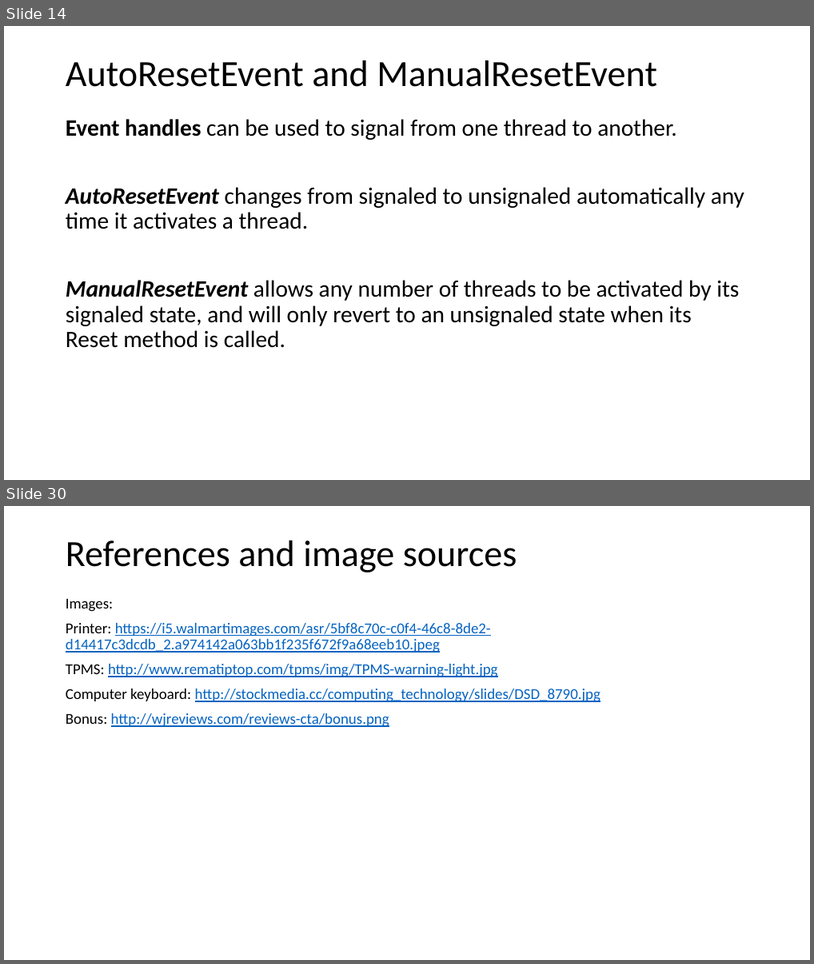
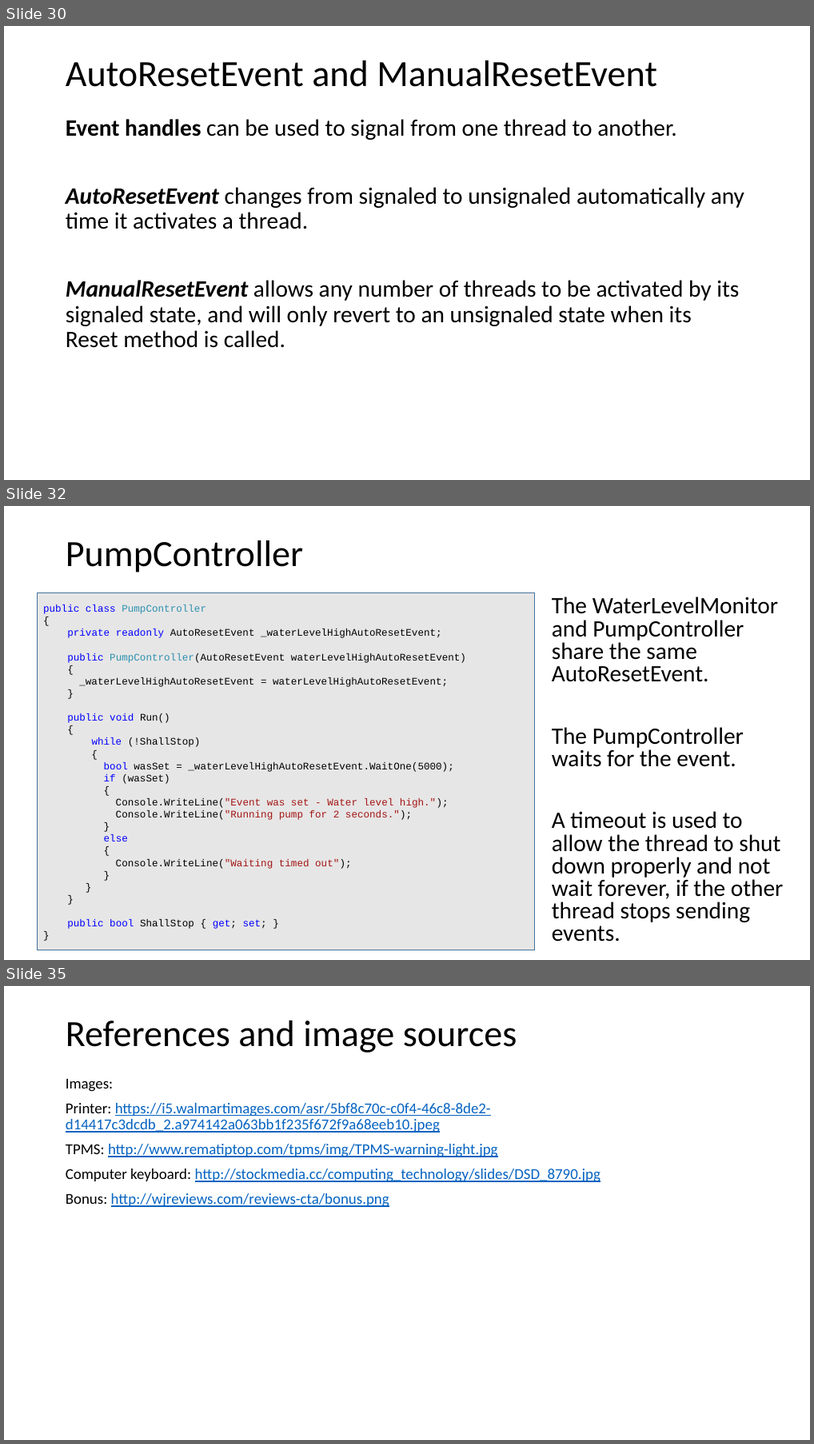
Before and after one commit to codesmurf/st3its3_teaching, a slide deck: 07 Thread Synchronization 2/Thread Synchronization pt 2.pptx. Shown one above the other, each under a label of ours: slides 14 and 30 before the commit, slides 30, 32 and 35 after it; the slides between them are not shown. The pictures are 814x964 and 814x1444 pixels, drawn with LibreOffice and Linux fonts; fonts in the diff are those of the drawing. Boxes give left, top, right and bottom in pixels: in the first picture for what was removed or moved away, otherwise in the second. Text is boxed around its words. In the diff, an @@ line names an element or a change of style, - is before the commit and + after.

Commit message:
moved ResetEvents to signal between threads and not producer-consumer

```diff
--- a/07 Thread Synchronization 2/Thread Synchronization pt 2.pptx
+++ b/07 Thread Synchronization 2/Thread Synchronization pt 2.pptx
@@ slide 32 added at <box>4,506,810,960</box>, background #FFFFFF @@
@@ title added at <box>66,540,303,572</box>, 44 pt, text #000000 @@
+PumpController
@@ rectangle added at <box>38,592,535,950</box>, fill #E7E6E6, outline #43739E 1 pt, 12 pt, text #000000 @@
+public class PumpController
+{
+private readonly AutoResetEvent _waterLevelHighAutoResetEvent;
+public PumpController(AutoResetEvent waterLevelHighAutoResetEvent)
+{
+_waterLevelHighAutoResetEvent = waterLevelHighAutoResetEvent;
+}
+public void Run()
+{
+while (!ShallStop)
+{
+bool wasSet = _waterLevelHighAutoResetEvent.WaitOne(5000);
+if (wasSet)
+{
+Console.WriteLine("Event was set - Water level high.");
+Console.WriteLine("Running pump for 2 seconds.");
+}
+else
+{
+Console.WriteLine("Waiting timed out");
+}
+}
+}
+public bool ShallStop { get; set; }
+}
@@ text added at <box>552,596,784,941</box>, 28 pt, text #000000 @@
+The WaterLevelMonitor and PumpController share the same AutoResetEvent.
+The PumpController waits for the event.
+A timeout is used to allow the thread to shut down properly and not wait forever, if the other thread stops sending events.
@@ what was slide 14 is now slide 30 @@
@@ what was slide 30 is now slide 35 @@
```
Also in this commit, not shown: 5 slides changed, 6 other slides added, 5 slides removed.
